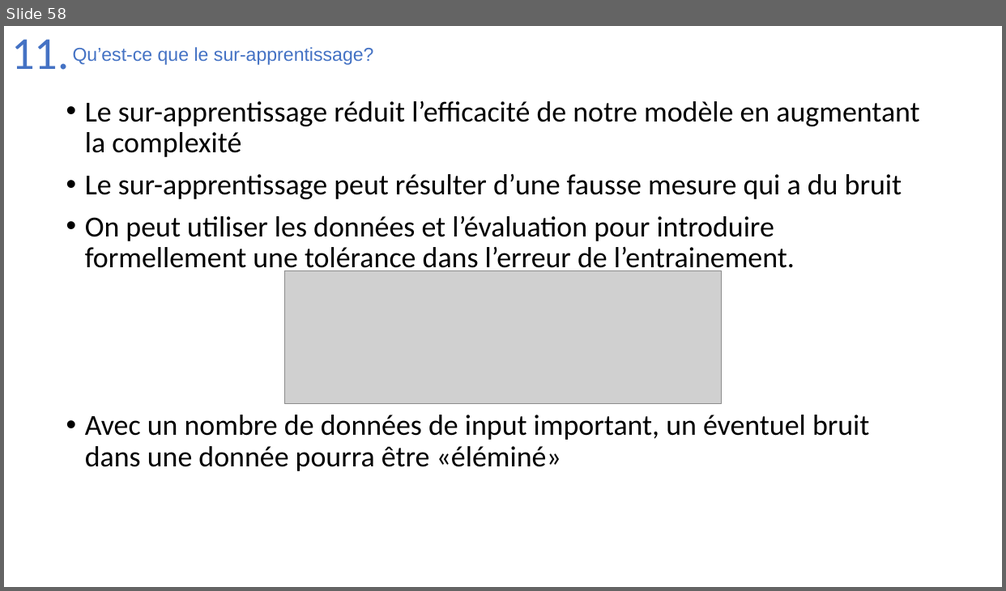
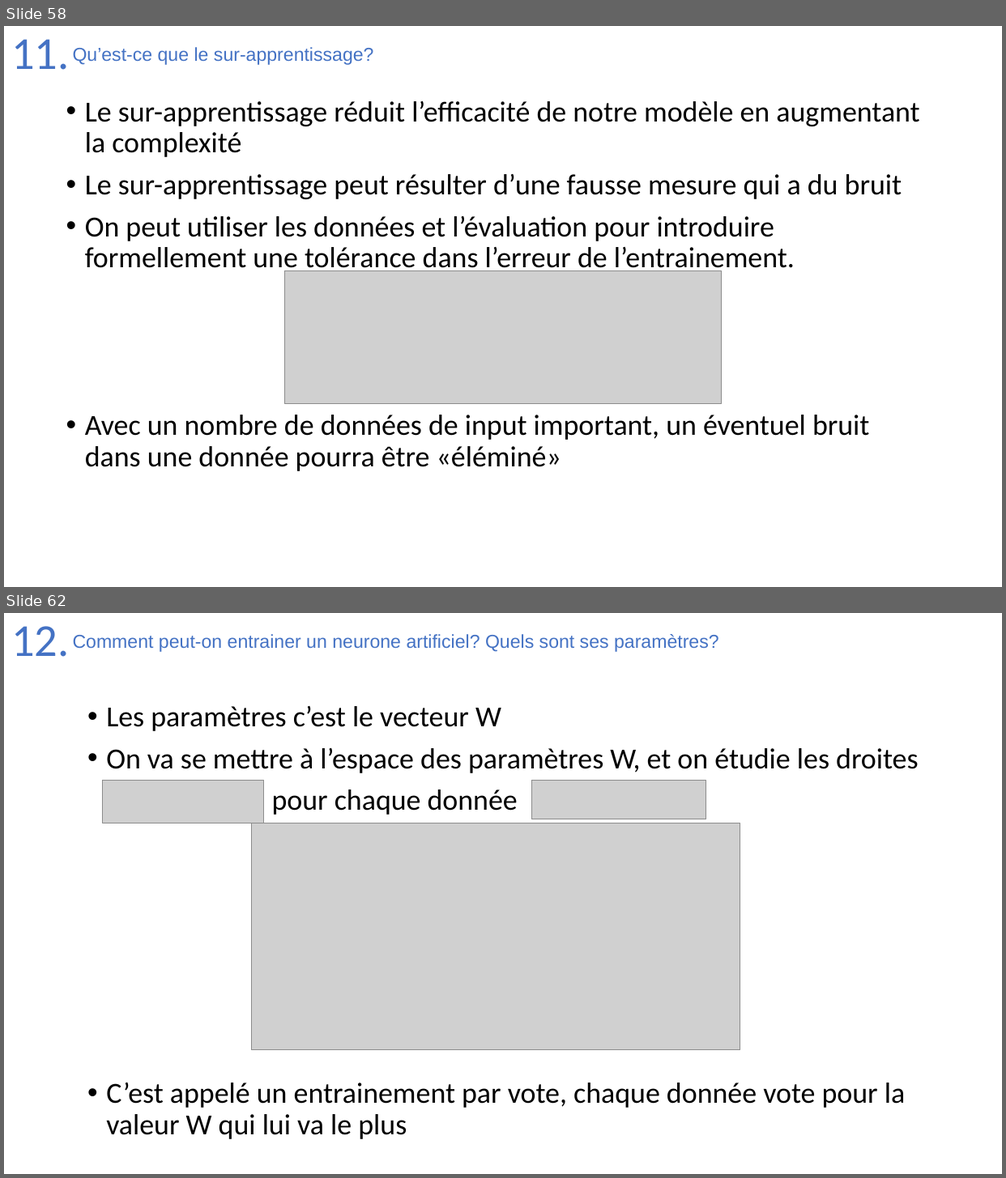
Before and after one commit to Joao-Quinta/Uni3eme, a slide deck: intelligenceArtificielle/Intelligence_artificielle_exam.pptx. Shown one above the other, each under a label of ours: slide 58 before the commit, slides 58 and 62 after it; the slides between them are not shown. The pictures are 1006x591 and 1006x1178 pixels, drawn with LibreOffice and Linux fonts; fonts in the diff are those of the drawing; grey boxes stand for pictures. Boxes give left, top, right and bottom in pixels: in the first picture for what was removed or moved away, otherwise in the second. Text is boxed around its words. In the diff, an @@ line names an element or a change of style, - is before the commit and + after.

```diff
--- a/intelligenceArtificielle/Intelligence_artificielle_exam.pptx
+++ b/intelligenceArtificielle/Intelligence_artificielle_exam.pptx
@@ slide 62 added at (x1=4, y1=613, x2=1002, y2=1174), background #FFFFFF @@
@@ title added at (x1=11, y1=626, x2=69, y2=657), 44 pt, text #4472C4 @@
+12.
@@ text added at (x1=73, y1=634, x2=719, y2=652), 18 pt, text #4472C4 @@
+Comment peut-on entrainer un neurone artificiel? Quels sont ses paramètres?
@@ text added at (x1=106, y1=706, x2=918, y2=1139), 28 pt, text #000000 @@
+• Les paramètres c’est le vecteur W
+• On va se mettre à l’espace des paramètres W, et on étudie les droites
+pour chaque donnée
+• C’est appelé un entrainement par vote, chaque donnée vote pour la valeur W qui lui va le plus
@@ picture added at (x1=103, y1=780, x2=264, y2=824) @@
@@ picture added at (x1=532, y1=780, x2=706, y2=820) @@
@@ picture added at (x1=251, y1=824, x2=740, y2=1050) @@
```
Also in this commit, not shown: 3 slides changed, 5 other slides added.
